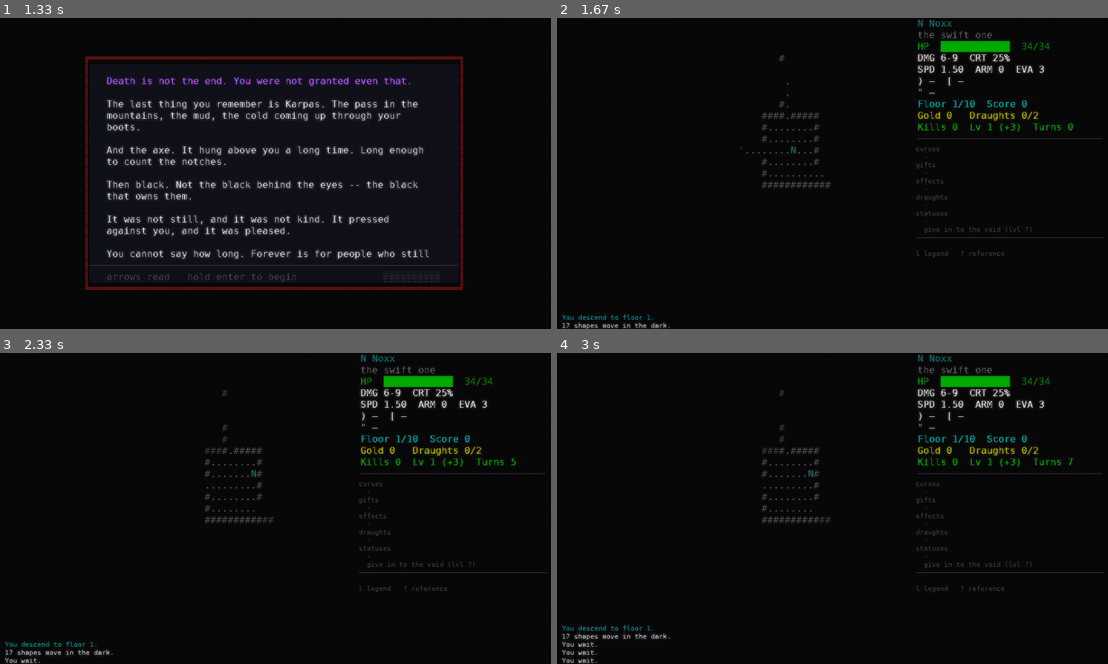
Above: before the commit, frames 1-4 (two rows, left to right).
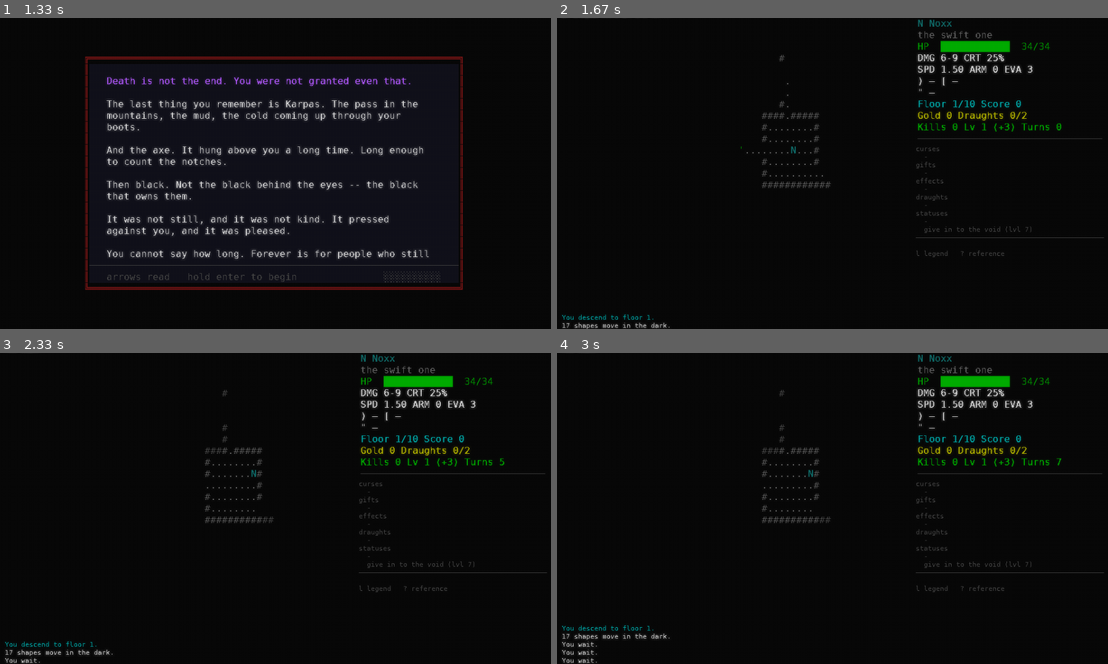
Above: after the commit, the same moments.

Repository: darknoxx/NeverdeadsRevenge2.0
Game: pygame game, started from main.py
Same seed, same stepped clock (60 frames per second), same inputs: the game is played once before the commit and once after it.
Inputs:
- Up to frame 1 (1.33 s): tap Enter at 0.33 s; tap Space at 0.67 s; tap Keypad Enter at 1 s
- Up to frame 2 (1.67 s): tap Esc at 1.33 s
- Up to frame 3 (2.33 s): hold Right 1.67-2.13 s; hold Up from 2.17 s (still down); tap Space at 2.23 s
- Up to frame 4 (3 s): release Up at 2.47 s; hold Right 2.5-2.97 s; tap Space at 2.57, 2.87 s

Frame 1 is identical in both runs. In frame 2, 0.8% of the frame differs, in the area x 69-94%, y 11-37%; in frame 3, 0.8%; in frame 4, 0.8%.

Commit message:
a narrower sidebar that the text follows, a pause the pad can reach, and the axes out of the event queue
Three things the device asked for, one of them a bug of the plainest kind.

**Select and Start did nothing**, because the pause was only ever reached through
the dungeon's escape key -- and a pad has no escape. Both buttons map to `select`
now and the app answers it from anywhere there is a run, a fight included: a pause
is not fleeing, and the fight is still there underneath.

**The sidebar was a width, not a share.** Thirty-four cells is the designed width
at ninety-six columns; on a handheld's sixty-odd it was more than half the picture.
It is the *share* that the layout means, so the share is kept -- twenty-two cells at
sixty-two, and the dungeon gains twelve columns of view. And the HUD had to follow:
its lines were written for thirty-four and *truncated* to whatever it got
("Draughts 0/", "Lv 1 (+3)"), so they are wrapped to the width now, the bar takes
what the numbers leave, and the small face under the rule starts at a row counted
with the same width it was drawn at -- which is the half of that fix that would
have gone wrong silently.

**The axes are not events.** SDL puts an event in the queue for every twitch of a
stick or a trigger -- thousands a second on a noisy one -- and the game never reads
them: the d-pad is polled every frame and the bench reads the axes directly. Feeding
each one to the screens was about a third of a frame. They are blocked now; the
state is still there to be polled.

1529 tests green.

Diff:
--- a/src/neverdeads_revenge/desktop/render.py
+++ b/src/neverdeads_revenge/desktop/render.py
@@ -38,7 +38,6 @@
 __all__ = [
     "SIDEBAR",
     "BOTTOM",
-    "HUD_WIDTH",
     "Ink",
     "regions",
     "viewport",
@@ -58,8 +57,16 @@
 SIDEBAR = 34
 #: The bottom row's height: the log, pasted smaller, and nothing else.
 BOTTOM = 7
-#: What the HUD wraps at, inside the sidebar's content box.
-HUD_WIDTH = SIDEBAR - 4
+def sidebar_width(cols: int) -> int:
+    """The sidebar's width, as the *share* of the grid it was designed for.
+
+    Thirty-four cells is the designed width at ninety-six columns -- the grid the
+    sidebar was laid out for -- so it is that share the game keeps, and a narrower
+    grid gets a narrower sidebar and more map. At ninety-six (or more) this answers
+    thirty-four, which is exactly what it always did; a handheld's sixty-odd
+    columns get twenty-two, and the dungeon gains twelve columns of view.
+    """
+    return max(18, min(SIDEBAR, round(cols * SIDEBAR / 96)))
 
 #: LogKind -> style, the same mapping the terminal log used.
 _KIND_STYLES: dict[LogKind, str] = {
@@ -103,12 +110,13 @@
     to share it and moved into the sidebar, which is why their width constants
     are gone.
     """
-    map_w = max(1, cols - SIDEBAR)
+    sidebar = sidebar_width(cols)
+    map_w = max(1, cols - sidebar)
     map_h = max(1, rows - BOTTOM)
     bottom_y = map_h
     return {
         "map": (0, 0, map_w, map_h),
-        "sidebar": (map_w, 0, SIDEBAR, rows),
+        "sidebar": (map_w, 0, sidebar, rows),
         "bottom": (0, bottom_y, map_w, BOTTOM),
         "log": (0, bottom_y, map_w, BOTTOM),
     }
@@ -310,15 +318,21 @@
     """
     x0, y0, width, height = area
     y = y0
-    for text, style in hud_lines(state):
-        buffer.text(x0 + 1, y, text[: width - 2], parse_style(style))
+    for text, style in hud_lines(state, width - 2):
+        # Already fitted: a slice here would be the crop this no longer does.
+        buffer.text(x0 + 1, y, text, parse_style(style))
         y += 1
     rule(buffer, x0 + 1, y, width - 2, ASH)
 
 
-def small_face_top(state) -> int:
-    """The sidebar row the small face starts on: right under the rule."""
-    return len(hud_lines(state)) + 1
+def small_face_top(state, width: int | None = None) -> int:
+    """The sidebar row the small face starts on: right under the rule.
+
+    Counted with the *same* width the HUD was drawn at -- a wrapped HUD is more
+    rows, and a small face that started at the unwrapped count would be drawn over
+    the rule and the stats above it.
+    """
+    return len(hud_lines(state, width)) + 1
 
 
 #: One line of the small face: what it says, where it goes, and in which of the
@@ -358,7 +372,7 @@
     sx, sy, sw, _sh = areas["sidebar"]
 
     out: list[Ink] = []
-    top = (sy + small_face_top(state)) * cell_h
+    top = (sy + small_face_top(state, sw - 2)) * cell_h
     left = sx * cell_w + small_cell_w
     text_x = left + small_cell_w * 2  # one cell for a glyph, one for air under it
     text_w = (sx + sw) * cell_w - text_x - small_cell_w
@@ -480,47 +494,76 @@
     return "grey70"
 
 
-def hud_lines(state: GameState) -> list[tuple[str, str]]:
+def _fitted(text: str, width: int) -> list[str]:
+    """One line, wrapped to the sidebar's width by words.
+
+    The HUD's lines were written for a thirty-four-cell sidebar and then *cut* to
+    whatever narrower one the grid gave: "Draughts 0/" and "Lv 1 (+3)" were the
+    last two things a player could read. A narrower sidebar is a layout the text
+    follows, not a crop it survives.
+    """
+    lines: list[str] = []
+    line = ""
+    for word in text.split():
+        if not line:
+            line = word
+        elif len(line) + 1 + len(word) <= width:
+            line += " " + word
+        else:
+            lines.append(line)
+            line = word
+    if line:
+        lines.append(line)
+    return lines or [""]
+
+
+def hud_lines(state: GameState, width: int | None = None) -> list[tuple[str, str]]:
     """The HUD, as ``(text, style)`` lines. The port of ``Hud.redraw``.
 
     Returned as lines rather than drawn, so a test can read the sidebar without
     a screen -- the same reason ``legend_rows`` is a function in the engine.
     """
     player = state.player
+    width = SIDEBAR - 2 if width is None else width
     lines: list[tuple[str, str]] = []
 
-    lines.append((f"{player.glyph} {player.name}", f"bold {player.color}"))
-    lines.append((state.hero.title, "dim"))
+    def add(text: str, style: str) -> None:
+        lines.extend((part, style) for part in _fitted(text, width))
+
+    add(f"{player.glyph} {player.name}", f"bold {player.color}")
+    add(state.hero.title, "dim")
 
     ratio = player.hp / player.max_hp if player.max_hp else 0.0
-    filled = max(0, min(_BAR_CELLS, round(ratio * _BAR_CELLS)))
+    # The bar takes whatever room the numbers leave: twelve cells was the width of
+    # a thirty-four-cell sidebar, and a bar that runs off a narrower one is a bar
+    # whose end -- and the numbers at it -- a player never sees.
+    bar = max(2, min(_BAR_CELLS, width - len("HP  ") - len("  99/99")))
+    filled = max(0, min(bar, round(ratio * bar)))
     bar_colour = "green" if ratio > 0.5 else "yellow" if ratio > 0.25 else "red"
     lines.append(
         (
-            "HP  " + "█" * filled + "░" * (_BAR_CELLS - filled) + f"  {player.hp}/{player.max_hp}",
+            "HP  " + "█" * filled + "░" * (bar - filled) + f"  {player.hp}/{player.max_hp}",
             bar_colour,
         )
     )
 
     low, high = player.damage_range
-    lines.append((f"DMG {low}-{high}  CRT {player.crit_chance:.0%}", "bold white"))
+    add(f"DMG {low}-{high}  CRT {player.crit_chance:.0%}", "bold white")
 
     speed = f"SPD {player.speed:.2f}"
     if player.speed_bonus:
         speed += f"+{player.speed_bonus:.1f}"
-    lines.append((f"{speed}  ARM {player.armor}  EVA {player.evasion}", "bold white"))
+    add(f"{speed}  ARM {player.armor}  EVA {player.evasion}", "bold white")
 
     if state.revenge_stacks:
         # Name the grant by its own name, not by the system's: BLACK TIDE means
         # a different thing to play around than FROZEN FORTRESS, and neither is
         # just "revenge". And the ceiling with it, because the ceiling is
         # invisible otherwise.
-        lines.append(
-            (
-                f"{player.trait.title} x{state.revenge_stacks}/{player.trait.cap}  "
-                f"{player.trait.describe(state.revenge_stacks)}",
-                "bold green",
-            )
+        add(
+            f"{player.trait.title} x{state.revenge_stacks}/{player.trait.cap}  "
+            f"{player.trait.describe(state.revenge_stacks)}",
+            "bold green",
         )
 
     gear = []
@@ -528,20 +571,20 @@
         item = player.equipment.get(slot)
         name = item.name.split()[-1][:_SHORT_NAME] if item else "—"
         gear.append(f"{_SLOT_GLYPH[slot]} {name}")
-    lines.append(("  ".join(gear), "bold white"))
+    add("  ".join(gear), "bold white")
     amulet = player.equipment.get("amulet")
     amulet_name = amulet.name.split()[-1][:_SHORT_NAME] if amulet else "—"
-    lines.append((f"{_SLOT_GLYPH['amulet']} {amulet_name}", "bold white"))
+    add(f"{_SLOT_GLYPH['amulet']} {amulet_name}", "bold white")
 
     score = f"Floor {state.depth}/{ESCAPE_DEPTH}  Score {state.score}"
     if state.fame:
         score += f"  x{state.score_multiplier:.2f}"
-    lines.append((score, "bold cyan"))
+    add(score, "bold cyan")
 
     if state.rewind_ready:
-        lines.append(("r take the hour back", "bold green"))
+        add("r take the hour back", "bold green")
     if state.at_the_rift:
-        lines.append(("The rift hums.", "bold bright_cyan"))
+        add("The rift hums.", "bold bright_cyan")
 
     # The whole pack, not just the medicine: a strange bottle takes a slot, and
     # a counter that said 1/2 while the pack was full was a counter that lied
@@ -552,17 +595,15 @@
     )
     if healing:
         draughts += " q"
-    lines.append((draughts, "bold yellow"))
-
-    lines.append(
-        (
-            # "+3" is the three kills the *next* level still wants. It reads as a
-            # footnote to the level rather than a fourth number in a row, which
-            # is what the line has room for.
-            f"Kills {state.kills}  Lv {state.level} (+{state.kills_to_level})"
-            f"  Turns {state.total_turns}",
-            "bold green",
-        )
+    add(draughts, "bold yellow")
+
+    # "+3" is the three kills the *next* level still wants. It reads as a
+    # footnote to the level rather than a fourth number in a row, which is what
+    # the line has room for.
+    add(
+        f"Kills {state.kills}  Lv {state.level} (+{state.kills_to_level})"
+        f"  Turns {state.total_turns}",
+        "bold green",
     )
     return lines
 
--- a/src/neverdeads_revenge/sdl_front/app.py
+++ b/src/neverdeads_revenge/sdl_front/app.py
@@ -205,6 +205,13 @@
         #: Kept as a plain list so a test can hand in a pad that is not plugged
         #: in -- which is the only way the mapping can be held still.
         pygame.joystick.init()
+        # The sticks and triggers do not need an *event*: the app polls the d-pad
+        # every frame and reads the axes for the bench. SDL, left alone, puts an
+        # event in the queue for every twitch of a noisy axis -- thousands a
+        # second on a handheld -- and feeding each one cost about a third of the
+        # frame. Blocked, the state is still there to be read; only the stream of
+        # "it moved a hundredth" is gone.
+        pygame.event.set_blocked([pygame.JOYAXISMOTION, pygame.JOYHATMOTION])
         self.joysticks: list = [
             pygame.joystick.Joystick(index)
             for index in range(pygame.joystick.get_count())
@@ -1647,6 +1654,15 @@
             return False
         if self._glass_key(name):
             return True
+        if name == "select" and self.run is not None:
+            # Select and Start pause, from anywhere there is a run. The pause used
+            # to be reachable only through the dungeon's escape -- and a pad has no
+            # escape, so the one button a handheld keeps for "stop" did nothing.
+            from ..desktop.screens.pause import PauseScreen
+
+            if not isinstance(self.screens[-1], PauseScreen):
+                self.push(PauseScreen())
+                return True
         screen = self.screens[-1]
         press = event or KeyPress(text=text)
         used = screen.key(name, press, self)
--- a/tests/test_sdl_front.py
+++ b/tests/test_sdl_front.py
@@ -3331,3 +3331,70 @@
     app._pad_button(4, down=True)
     app._pad_button(6, down=True)
     assert app.show_overlay is False, "the pair did not toggle back"
+
+
+def test_the_sidebar_keeps_its_share_and_not_its_width():
+    """More dungeon on a narrow grid: the sidebar is a *share* of the columns.
+
+    Thirty-four cells is the designed width at ninety-six columns, and on a
+    handheld's sixty-odd those thirty-four were more than half the picture. The
+    share is what the layout means, so it is the share that is kept: twenty-two at
+    sixty-two columns leaves the map forty, and at ninety-six nothing moves.
+    """
+    from neverdeads_revenge.desktop.render import regions, sidebar_width
+
+    assert sidebar_width(96) == 34, "the designed grid moved"
+    assert sidebar_width(128) == 34, "a wide grid keeps the sidebar it had"
+    assert sidebar_width(62) == 22
+    assert regions(62, 27)["map"][2] == 40
+    assert regions(96, 27)["map"][2] == 62
+
+
+def test_select_pauses_from_anywhere_there_is_a_run():
+    """The one button a handheld keeps for "stop" has to stop something.
+
+    The pause was reachable only through escape in the dungeon, and a pad has no
+    escape -- so Select and Start, which the pad maps to `select`, did nothing at
+    all. From a fight too: a pause is not fleeing, and the fight is still there
+    under the menu.
+    """
+    font, _ = _sdl()
+    from neverdeads_revenge.sdl_front.app import SdlApp
+
+    app = SdlApp(seed=3, battle_scene=True, no_sound=True)
+    app.key("select")
+    assert type(app.screens[-1]).__name__ == "PauseScreen", "select did not pause"
+
+    app.key("select")
+    assert type(app.screens[-1]).__name__ == "PauseScreen", "a second select stacked menus"
+
+
+def test_every_sidebar_line_fits_the_sidebar_it_is_drawn_in():
+    """The share, the wrap and the row count agree at every grid.
+
+    A sidebar that is a *share* of the columns means the HUD has to be laid out for
+    the width it is given -- and the small face underneath starts one row under a
+    rule whose position is *counted*, so a wrapped HUD and a count that did not
+    know about it would draw the sidebar over its own stats. That is exactly what
+    happened first: the lines were truncated to fit, and the row count was not.
+    """
+    from neverdeads_revenge.desktop.render import (
+        hud_lines,
+        regions,
+        sidebar_width,
+        small_face_top,
+    )
+    from neverdeads_revenge.game.actors import HEROES
+    from neverdeads_revenge.game.state import start_run
+
+    state = start_run(HEROES["noxx"], 3)
+    for cols in (62, 70, 80, 96, 128):
+        width = sidebar_width(cols) - 2
+        lines = hud_lines(state, width)
+        for text, _style in lines:
+            assert len(text) <= width, f"{cols} cols: {text!r} is {len(text)} wide"
+        assert small_face_top(state, width) == len(lines) + 1
+        assert regions(cols, 27)["sidebar"][2] == sidebar_width(cols)
+    # And with no width it answers the designed one, which is what a caller that
+    # has not been taught about narrow grids keeps getting.
+    assert small_face_top(state) == len(hud_lines(state, 32)) + 1
